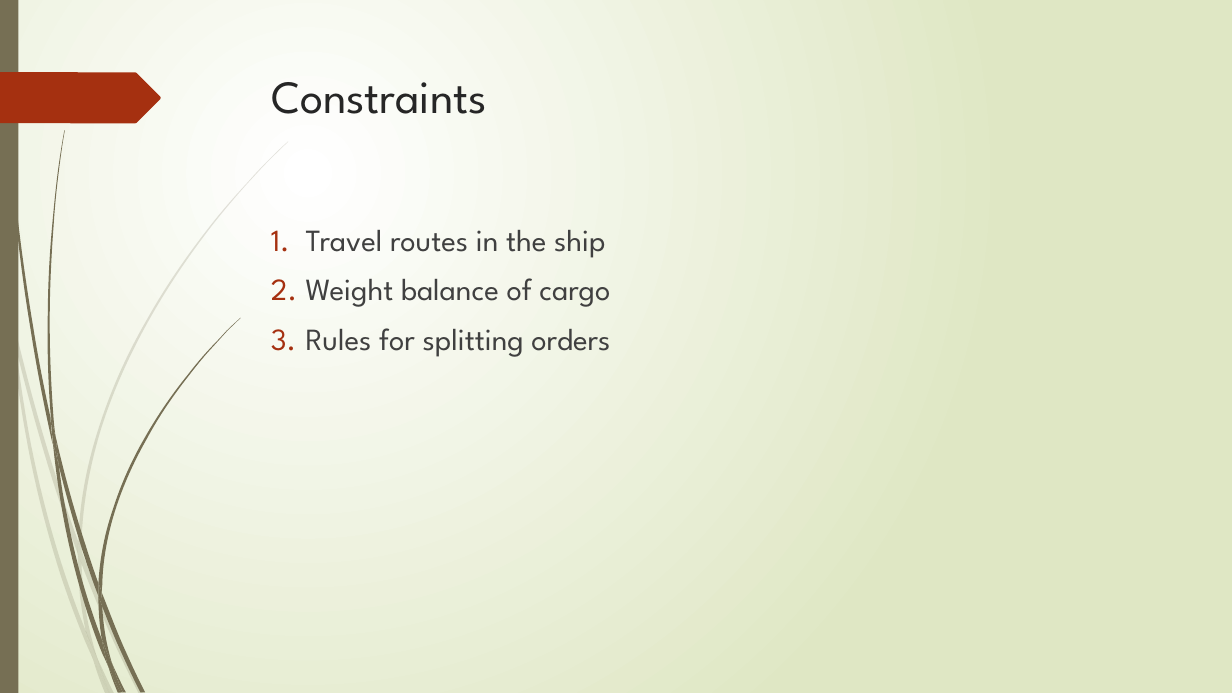
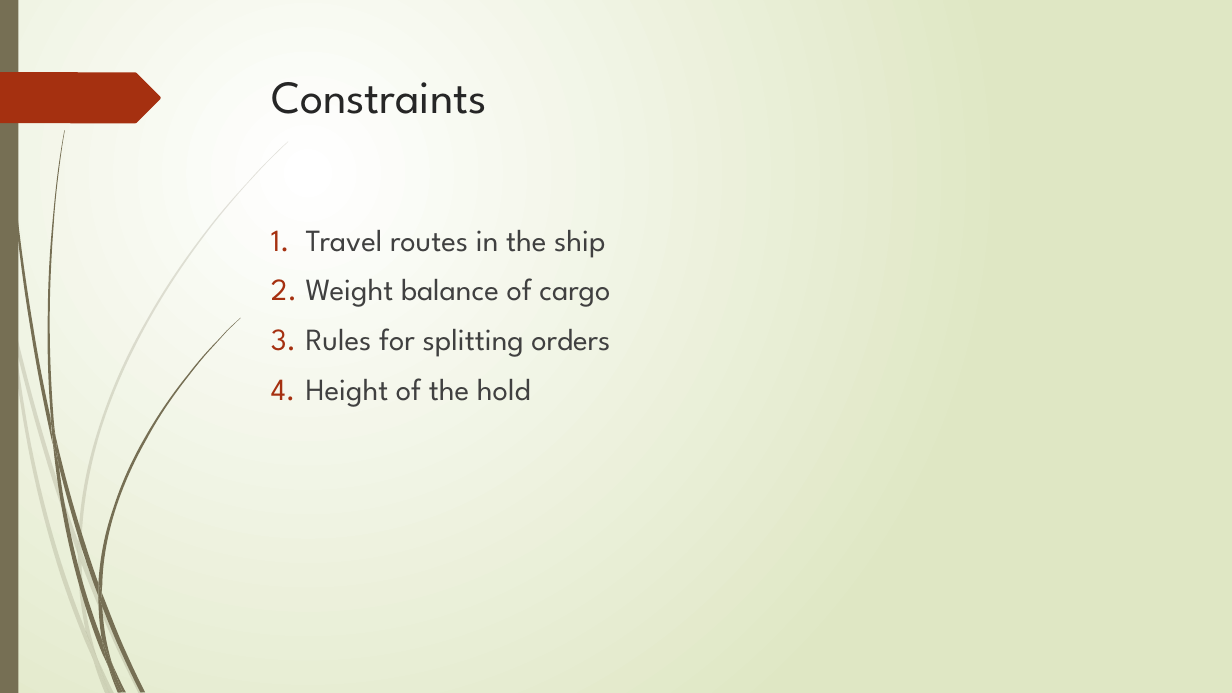
Before and after one commit to r-kurosu/kline_new, a slide deck: slide 15 of 中間報告.pptx (slide 9 before the commit). Drawn at 1232x693 pixels with LibreOffice and Linux fonts; fonts in the diff are those of the drawing. Boxes give left, top, right and bottom in pixels: in the first picture for what was removed or moved away, otherwise in the second. Text is boxed around its words. In the diff, an @@ line names an element or a change of style, - is before the commit and + after.

```diff
--- a/中間報告.pptx
+++ b/中間報告.pptx
@@ text at (x1=306, y1=378, x2=531, y2=407): paragraph added @@
+4. Height of the hold
```
Also in this commit, not shown: 3 other slides changed, 13 slides added.
